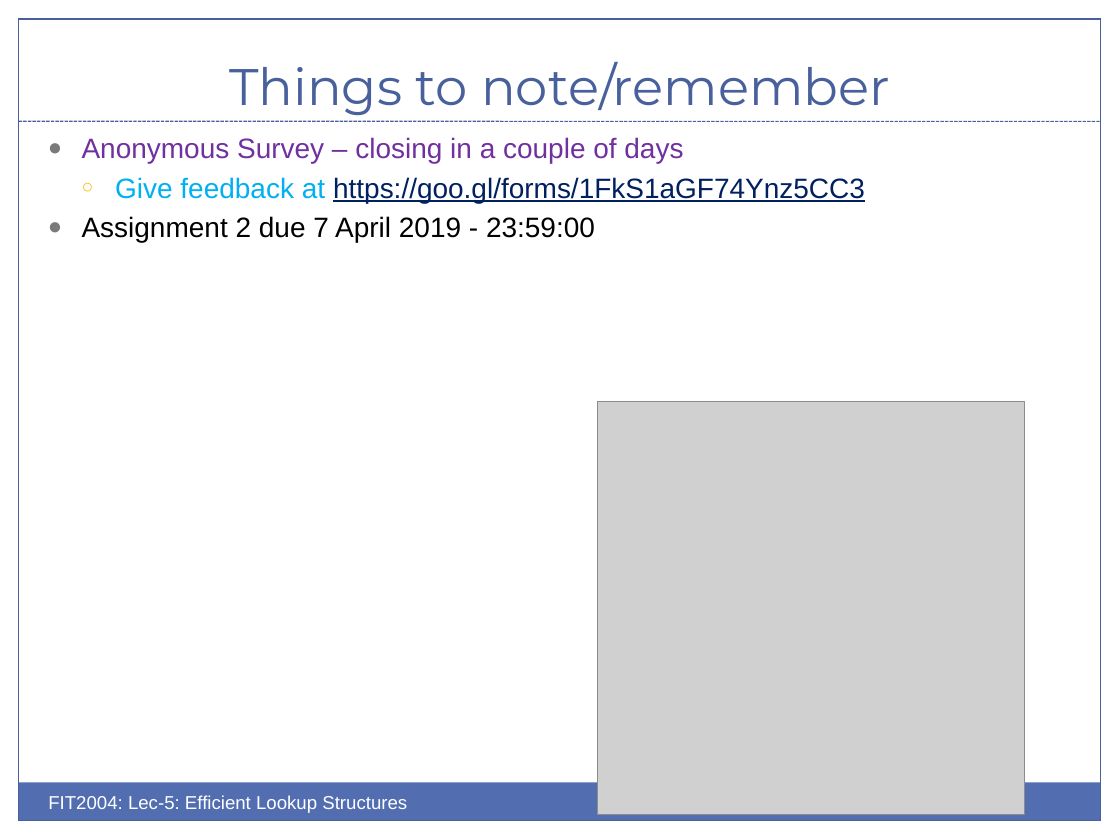
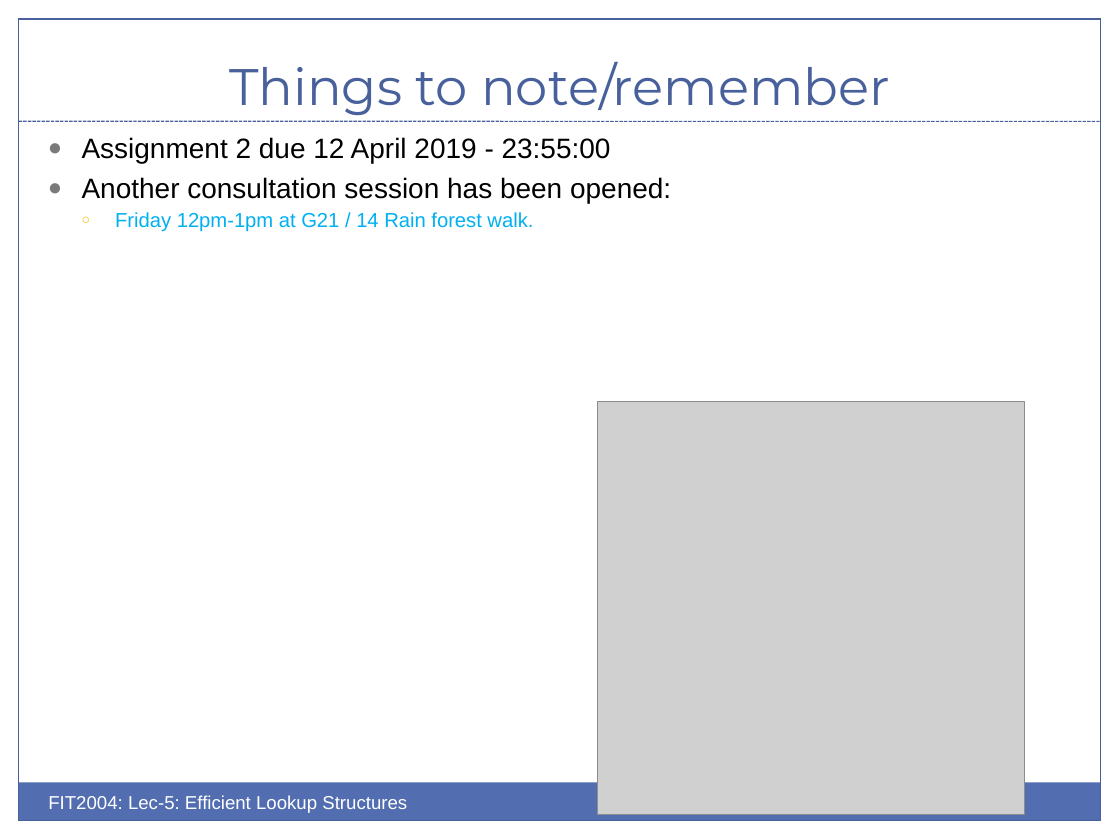
Before and after one commit to nchong128/fit2004, a slide deck: slide 3 of Week 5/Lec-5.pptx. Drawn at 1120x840 pixels with LibreOffice and Linux fonts; fonts in the diff are those of the drawing; grey boxes stand for pictures. Boxes give left, top, right and bottom in pixels: in the first picture for what was removed or moved away, otherwise in the second. Text is boxed around its words. In the diff, an @@ line names an element or a change of style, - is before the commit and + after.

Commit message:
Add week 5 lecture

```diff
--- a/Week 5/Lec-5.pptx
+++ b/Week 5/Lec-5.pptx
@@ text at bbox=[82, 137, 671, 232]: text changed; text colour #7030A0 to #000000 @@
-● Anonymous Survey – closing in a couple of days
-  ○ Give feedback at https://goo.gl/forms/1FkS1aGF74Ynz5CC3
-● Assignment 2 due 7 April 2019 - 23:59:00
+● Assignment 2 due 12 April 2019 - 23:55:00
+● Another consultation session has been opened:
+  ○ Friday 12pm-1pm at G21 / 14 Rain forest walk.
```
Also in this commit, not shown: 1 other file.
